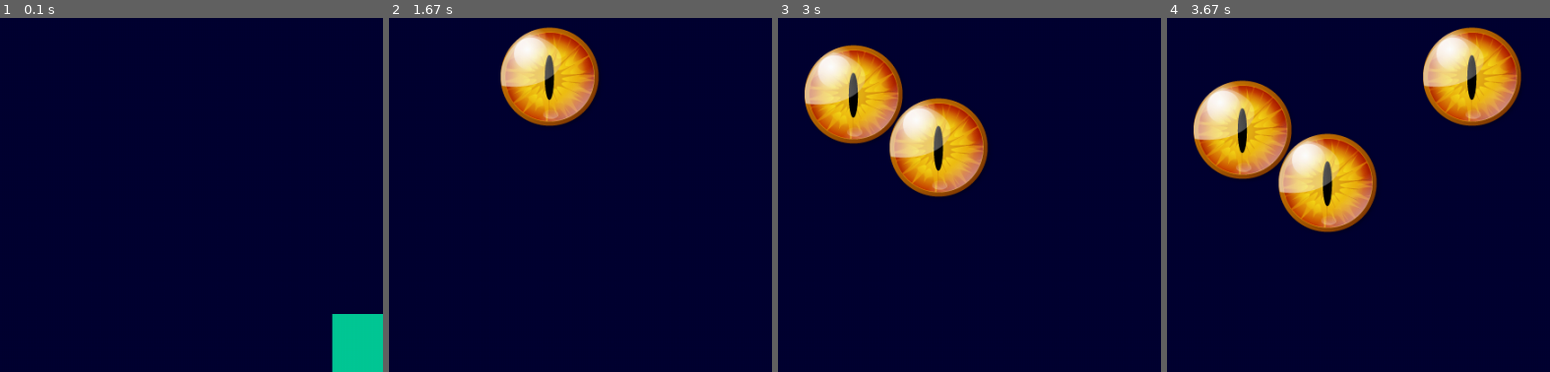
Above: before the commit, frames 1-4 (left to right).
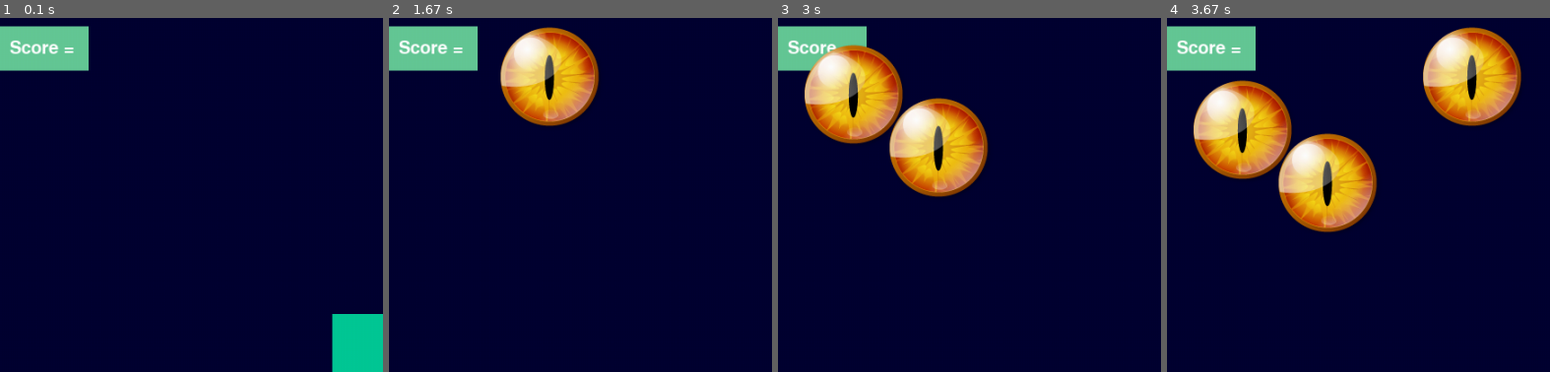
Above: after the commit, the same moments.

Repository: DIWithers/pygame_project
Game: pygame game, started from game.py
The game is run twice, just before and just after one commit, with the same random seed, the same clock (stepped at 60 frames per second) and the same inputs. The source is Python 2; it was converted automatically to run under Python 3.
Inputs:
- Up to frame 1 (0.1 s): no input
- Up to frame 2 (1.67 s): click "PLAY" at 0.38 s; tap Space at 0.67, 1.07, 1.37, 1.57 s; hold Right 1-1.47 s; hold Up from 1.5 s (still down)
- Up to frame 3 (3 s): release Up at 1.8 s; hold Right 1.83-2.3 s; tap Space at 1.9, 2.2, 2.4, 2.7, 2.97 s; hold Left 2.33-2.87 s; hold Down from 2.9 s (still down)
- Up to frame 4 (3.67 s): release Down at 3.2 s; hold Left 3.23-3.63 s; tap Space at 3.3, 3.6 s
The pictures show only the part of the screen within x 0-50%, y 2-52%; the shares and areas given below are measured in that part.

The runs differ from the first frame. In frame 1, 3.0% of the frame differs, in the area x 0-24%, y 2-15%; in frame 2, 3.0%; in frame 3, 2.2%; in frame 4, 3.0%.

Commit message:
score board

Diff:
--- a/game.py
+++ b/game.py
@@ -5,6 +5,7 @@
 import game_functions as gf #aliased with 'gf'
 from pygame.sprite import Group, groupcollide
 from start_button import Play_button
+from score_board import Score_board
 import threading
 
 #Set up the main core function
@@ -20,6 +21,7 @@
 	pygame.mixer.music.play(-1)
 
 	play_button = Play_button(screen, "PLAY")
+	score_board = Score_board(screen, "Score = ")
 	bullets = Group() #set the bullets to group
 	aliens = Group()
 
@@ -62,8 +64,8 @@
 
 
 	while 1: #1 is true, run this loop forever...
-		gf.check_events(hero, bullets, game_settings, screen, aliens, play_button)
-		gf.update_screen(game_settings, screen, hero, bullets, aliens, play_button) #call method to update screen
+		gf.check_events(hero, bullets, game_settings, screen, aliens, play_button, score_board)
+		gf.update_screen(game_settings, screen, hero, bullets, aliens, play_button, score_board) #call method to update screen
 
 		if game_settings.game_active:
 			hero.update() #update the hero flags
@@ -74,12 +76,14 @@
 				aliens.add(Alien(screen, game_settings))
 			theDict = groupcollide(aliens, bullets, True, True)
 			# print theDict
+
 			if (theDict): # if theDict not empty
-				print ("Hit")
+				game_settings.score = len(theDict)
+
 
 
 			#fill the background(bg) with our color
-			gf.update_screen(game_settings, screen, hero, bullets, aliens, play_button) #call method to update screen
+			gf.update_screen(game_settings, screen, hero, bullets, aliens, play_button, score_board) #call method to update screen
 			#get rid of bullets that are off the screen
 			for bullet in bullets:
 				if bullet.rect.bottom <= 0: #bullet bottom is at the top of the screen
--- a/game_functions.py
+++ b/game_functions.py
@@ -3,10 +3,12 @@
 import pygame
 from bullets import Bullet
 from aliens import Alien
+from score_board import Score_board
+from settings import Settings
 
 
 
-def check_events(hero, bullets, game_settings, screen, aliens, play_button):
+def check_events(hero, bullets, game_settings, screen, aliens, play_button, score_board):
 	for event in pygame.event.get(): #run through all pygame events
 		if event.type == pygame.QUIT:
 			sys.exit() #quit
@@ -45,18 +47,23 @@
 
 
 #Handle all the screen updates and drawing
-def update_screen(settings, screen, hero, bullets, aliens, play_button):
+def update_screen(settings, screen, hero, bullets, aliens, play_button, score_board):
 
 
 
 	screen.fill(settings.bg_color) #fill screen with bg_color
+	score_board.draw_scoreboard(settings)
+	score_board.update(settings)
 	hero.draw_me() #call the draw method and put the hero on the screen
 	for alien in aliens.sprites():
 		alien.draw_alien()
 	# if len(bullet) < 20: #bullet limit
 	for bullet in bullets.sprites():
 		bullet.draw_bullet()
+	#score_board_button.draw_scoreboard
 
 	if not settings.game_active: #game_settings
 		play_button.draw_button()
+
+
 	pygame.display.flip()
--- /dev/null
+++ b/score_board.py
@@ -0,0 +1,37 @@
+import pygame
+import pygame.font
+from bullets import Bullet
+from hero import Hero
+from aliens import Alien
+from settings import Settings
+
+class Score_board(object):
+	def __init__(self, screen, score_text):
+		self.screen = screen
+		self.screen_rect = screen.get_rect()
+
+		self.width = 100
+		self.height = 50
+		self.color = 100, 200, 150
+		self.text_color =  255, 255, 255
+
+		self.font = pygame.font.Font(None, 30)
+		self.rect = pygame.Rect(0, 0, self.width, self.height)
+		# self.rect.x = 50
+		# self.rect.y = 20
+		self.rect.center = 50, 50
+		self.score_message(score_text)
+
+	def score_message(self, score_text):
+		self.score_message = self.font.render(score_text, True, self.text_color)
+		self.score_message_rect = self.score_message.get_rect()
+		self.score_message_rect.center = self.rect.center
+
+	def draw_scoreboard(self, game_settings):
+		# self.screen.fill(self.score_board_color, self.rect)
+		# self.screen.blit(self.score_message, self.score_message_rect)
+		pygame.draw.rect(self.screen, self.color, self.rect)
+		self.screen.blit(self.score_message, self.score_message_rect)
+	def update(self, game_settings):
+		self.score = game_settings.score
+		# print self.score
--- a/settings.py
+++ b/settings.py
@@ -11,3 +11,4 @@
 		self.alien_speed = 2
 		self.mans_left = 3
 		self.game_active = False #init game as not active
+		self.score = 0
Not shown, changed: game_functions.pyc
Not shown, changed: settings.pyc
